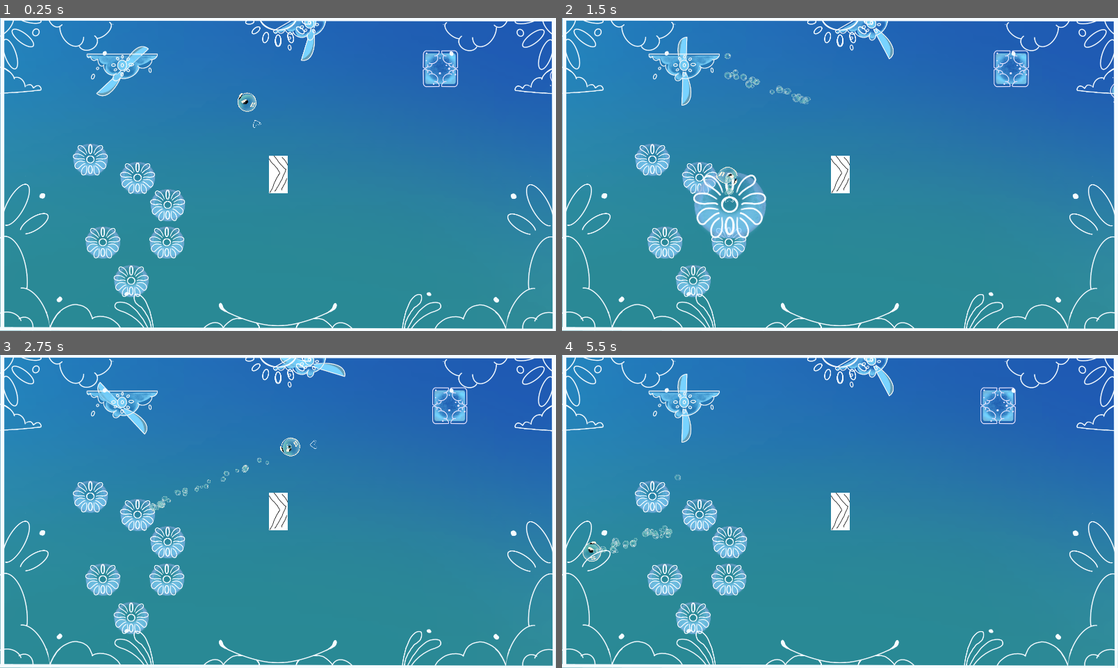
Above: before the commit, frames 1-4 (two rows, left to right).
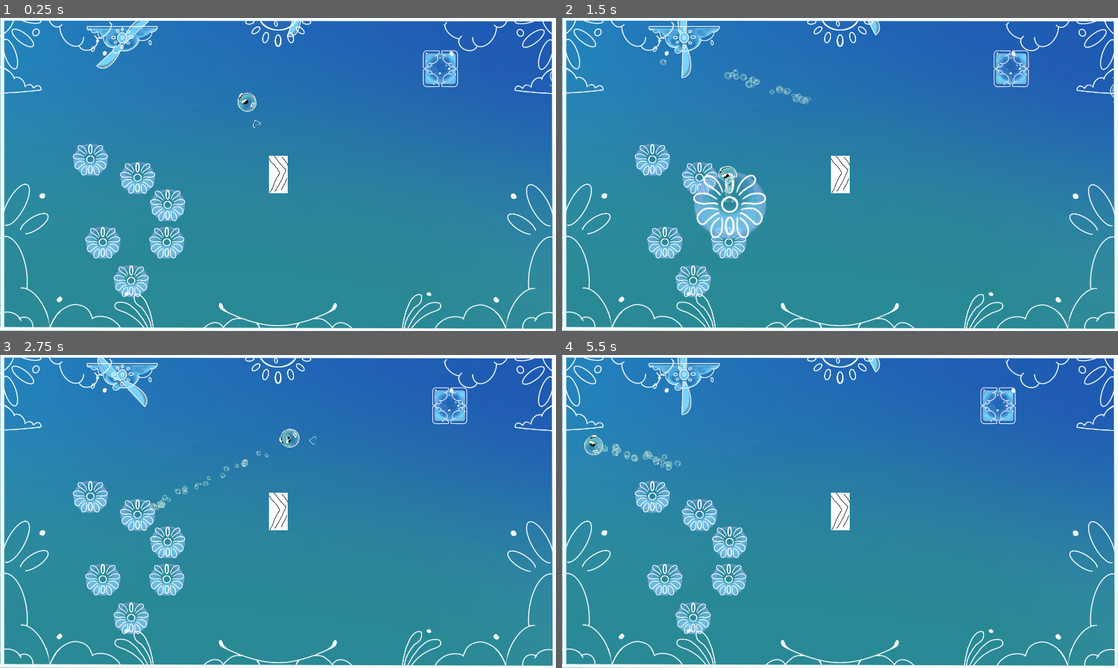
Above: after the commit, the same moments.

Repository: davifarhi/GGJ25-CrashSim-Untitled
Game: Godot game, scene res://scenes/TestPhysique.tscn
Two runs of this game, one before a commit and one after it. Both use one fixed random seed, a clock stepped at 60 frames per second and the inputs below. This scene is started directly instead of the project's main scene.
Inputs (mouse positions are in pixels of both pictures, inside the frame that each line leads up to):
- Up to frame 1 (0.25 s): no input
- Up to frame 2 (1.5 s): move the mouse to (962, 158) at 0.52 s; click (962, 158) at 0.6 s; move the mouse to (728, 190) at 1.27 s; tap Delete at 1.35 s
- Up to frame 3 (2.75 s): move the mouse to (333, 442) at 2.02 s; click (333, 442) at 2.1 s
- Up to frame 4 (5.5 s): move the mouse to (812, 574) at 2.77 s; tap Delete at 2.85, 4.35 s; move the mouse to (1006, 558) at 3.52 s; click (1006, 558) at 3.6 s; move the mouse to (673, 464) at 4.27 s; move the mouse to (867, 511) at 5.02 s; click (867, 511) at 5.1 s

The runs differ from the first frame. In frame 1, 1.8% of the frame differs, in the area x 15-59%, y 0-26%; in frame 2, 1.9%; in frame 3, 2.3%; in frame 4, 2.4%, in the area x 3-60%, y 0-66%.

Commit message:
update wind turbine

Diff:
--- a/ggj-crashsim-untilted/scenes/TestPhysique.tscn
+++ b/ggj-crashsim-untilted/scenes/TestPhysique.tscn
@@ -10,10 +10,10 @@
 [ext_resource type="Texture2D" uid="uid://l1jin7xkx4ru" path="res://assets/booster.png" id="10_fr4ql"]
 
 [sub_resource type="RectangleShape2D" id="RectangleShape2D_718xj"]
-size = Vector2(240, 488)
+size = Vector2(256, 200)
 
 [sub_resource type="RectangleShape2D" id="RectangleShape2D_vgjqr"]
-size = Vector2(258.918, 1343.95)
+size = Vector2(258.918, 1288.16)
 
 [sub_resource type="RectangleShape2D" id="RectangleShape2D_8sq1p"]
 size = Vector2(64, 128)
@@ -45,7 +45,6 @@
 position = Vector2(452, 207)
 
 [node name="CollisionShape2D" type="CollisionShape2D" parent="Obstacle/WindTurbine"]
-position = Vector2(0, 211)
 shape = SubResource("RectangleShape2D_718xj")
 
 [node name="WindTurbine2" parent="Obstacle" instance=ExtResource("4_mii5k")]
@@ -54,7 +53,7 @@
 acceleration_amount = 2.0
 
 [node name="CollisionShape2D" type="CollisionShape2D" parent="Obstacle/WindTurbine2"]
-position = Vector2(-0.728449, 609.261)
+position = Vector2(-0.728485, 637.154)
 shape = SubResource("RectangleShape2D_vgjqr")
 
 [node name="TurningCross" parent="Obstacle" instance=ExtResource("5_rueeh")]
--- a/ggj-crashsim-untilted/scenes/obstacles/wind_turbine.gd
+++ b/ggj-crashsim-untilted/scenes/obstacles/wind_turbine.gd
@@ -16,8 +16,16 @@
 		if child is CollisionShape2D:
 			shape = child as CollisionShape2D
 
-	var ratio:float = shape.shape.get_rect().size.y / 256
-	$particlesOffset.scale.y = ratio
+	var ratio:float = shape.shape.get_rect().size.y / 200
+	var particles:GPUParticles2D = $GPUParticles2D
+	particles.lifetime *= ratio
+	particles.amount *= sqrt(ratio)
+	particles.preprocess = particles.lifetime
+	particles.speed_scale *= acceleration_amount
+	if ratio > 1:
+		var oldSize = particles.visibility_rect.size.y
+		var newSize = oldSize * ratio
+		particles.visibility_rect.size.y *= ratio * ratio
 
 func _process(_delta: float) -> void:
 	pass
--- a/ggj-crashsim-untilted/scenes/obstacles/wind_turbine.tscn
+++ b/ggj-crashsim-untilted/scenes/obstacles/wind_turbine.tscn
@@ -53,14 +53,15 @@
 [sub_resource type="ParticleProcessMaterial" id="ParticleProcessMaterial_c3xsu"]
 lifetime_randomness = 0.01
 particle_flag_disable_z = true
-emission_shape_offset = Vector3(0, -45, 0)
+emission_shape_offset = Vector3(0, -100, 0)
 emission_shape = 3
-emission_box_extents = Vector3(100, 50, 1)
+emission_box_extents = Vector3(100, 1, 1)
 direction = Vector3(0, 1, 0)
-spread = 10.0
-flatness = 1.0
-initial_velocity_min = 90.0
-initial_velocity_max = 110.0
+spread = 0.0
+initial_velocity_min = 100.0
+initial_velocity_max = 100.0
+radial_velocity_min = -2.23517e-05
+radial_velocity_max = -2.23517e-05
 gravity = Vector3(0, 0, 0)
 scale_min = 0.2
 scale_max = 0.2
@@ -69,7 +70,7 @@
 script = ExtResource("1_dcvhy")
 
 [node name="StaticPart" type="StaticBody2D" parent="."]
-position = Vector2(0, -1)
+position = Vector2(0, -96)
 
 [node name="Sprite2" type="Sprite2D" parent="StaticPart"]
 rotation = 3.14159
@@ -91,17 +92,6 @@
 libraries = {
 "": SubResource("AnimationLibrary_fmtpl")
 }
-
-[node name="particlesOffset" type="Node2D" parent="."]
-
-[node name="GPUParticles2D" type="GPUParticles2D" parent="particlesOffset"]
-position = Vector2(0, 96)
-scale = Vector2(1.275, 1)
-amount = 50
-process_material = SubResource("ParticleProcessMaterial_c3xsu")
-texture = ExtResource("4_n5gnm")
-trail_enabled = true
-trail_lifetime = 0.2
 
 [node name="ContactSFX" type="Node" parent="."]
 
@@ -125,5 +115,17 @@
 [node name="EnvWindVo03" type="AudioStreamPlayer" parent="ContactVO"]
 stream = ExtResource("9_l5050")
 
+[node name="GPUParticles2D" type="GPUParticles2D" parent="."]
+position = Vector2(0, -1)
+scale = Vector2(1.275, 1)
+amount = 50
+process_material = SubResource("ParticleProcessMaterial_c3xsu")
+texture = ExtResource("4_n5gnm")
+lifetime = 2.0
+preprocess = 1.0
+trail_enabled = true
+trail_lifetime = 0.2
+trail_sections = 10
+
 [connection signal="body_entered" from="." to="." method="_on_body_entered"]
 [connection signal="body_exited" from="." to="." method="_on_body_exited"]
